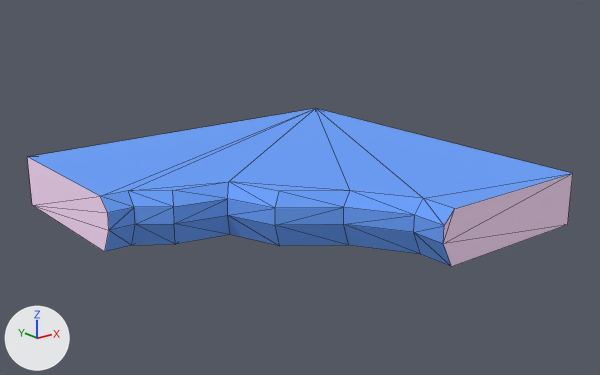
The glTF model atoms/Iceberg_Curve_Inner_3x3_1.glb, before and after one commit.
One viewpoint serves both versions: a 50 mm lens placed at (-382.0, -489.0, 175.0), pointed at (6.0, -4.0, -18.0). Lighting does not change. The marker at lower left points along +X, +Y and +Z. The picture after the commit comes second. Mesh edges are drawn as thin lines. Where no turn or scale is listed for an object, it has been applied to the vertices. Vertices at exactly the same position are counted once.

The first picture shows 'Iceberg_Curve_Inner_3x3_1'.
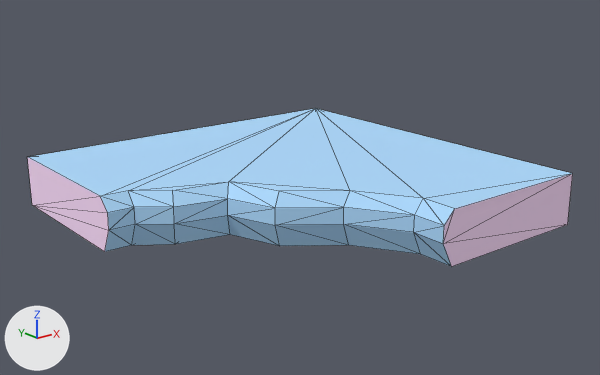
The change in detail:
Picture 'colormap' (img_colormap) is new.
In material 'Ice' (mat_ice), base_color is no longer (0.143, 0.357, 0.969), blue #6aa1fb.
In material 'Ice' (mat_ice), texture is now set to img_colormap.
me_object10 has 38 vertices, 72 faces and spans x -150.0..150.0, y -150.0..150.0, z -41.0..0.0.
me_object10 is used by ob_iceberg_curve_inner_3x3_1; location (0.0, 0.0, 0.0).
me_object10 part 1: texture (UV) coordinates of 60 of 72 faces, centred in x -143.0..106.0, y -141.0..106.0, z -41.0..0.0, changed; they spanned u 0.0..1.0, v 0.0..1.0 and now span u 0.47..0.47, v 0.38..0.38.

Pixel boxes [x1, y1, x2, y2] of what changed, in the pictures (600 x 375 px):
'Iceberg_Curve_Inner_3x3_1', surface changed
    both: [27, 108, 573, 267]
part 1 of me_object10, surface changed
    both: [28, 108, 573, 266]
